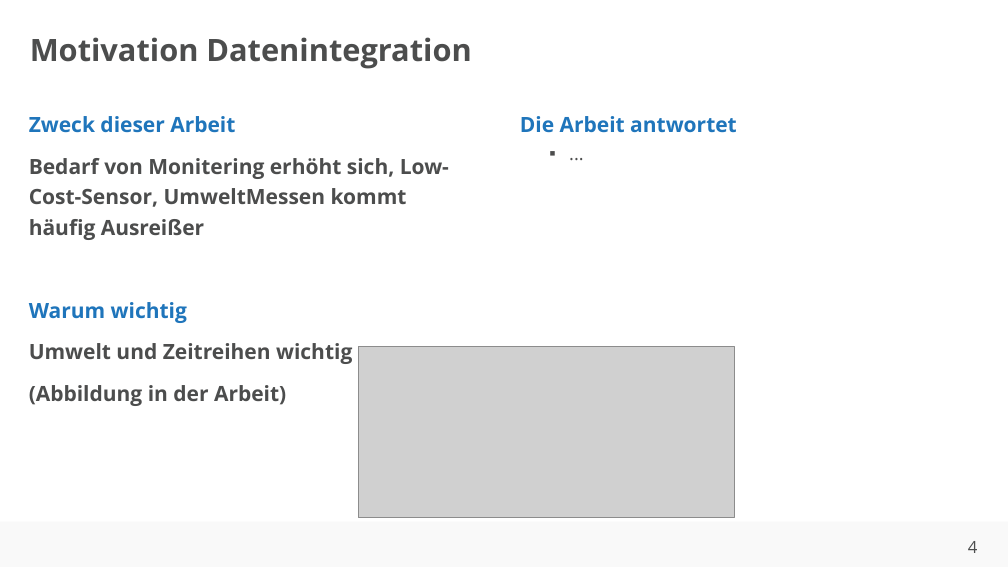
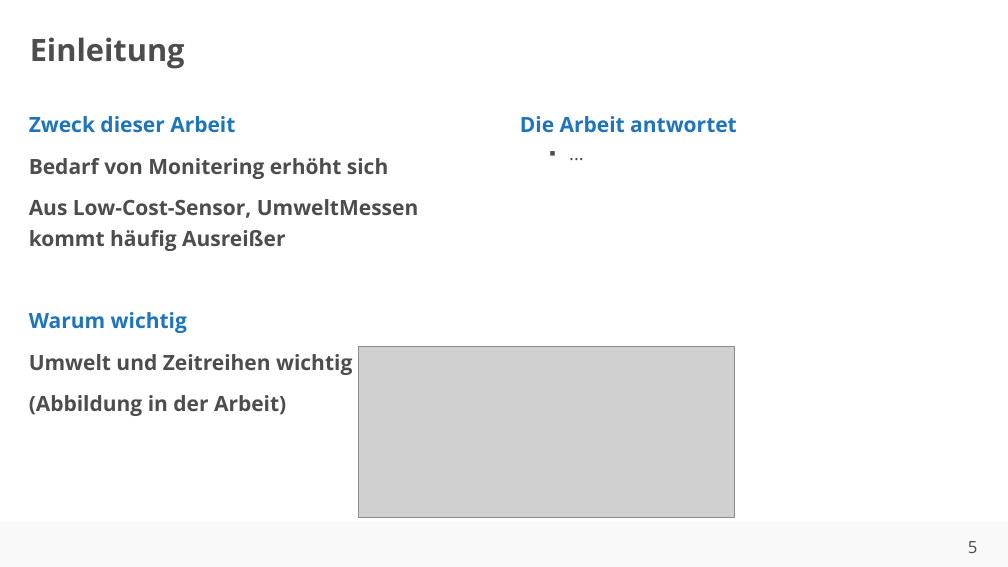
Before and after one commit to ahndavin/Abschlussarbeit_Bachelor, a slide deck: slide 5 of Kolloquium/Kolloquium.pptx (slide 4 before the commit). Drawn at 1008x567 pixels with LibreOffice and Linux fonts; fonts in the diff are those of the drawing; grey boxes stand for pictures; background and template pictures are left out. Boxes give left, top, right and bottom in pixels: in the first picture for what was removed or moved away, otherwise in the second. Text is boxed around its words. In the diff, an @@ line names an element or a change of style, - is before the commit and + after.

```diff
--- a/Kolloquium/Kolloquium.pptx
+++ b/Kolloquium/Kolloquium.pptx
@@ title at [30, 37, 185, 69]: text changed @@
-Motivation Datenintegration
+Einleitung
@@ text at [29, 158, 418, 251]: text changed @@
-Bedarf von Monitering erhöht sich, Low-Cost-Sensor, UmweltMessen kommt häufig Ausreißer
+Bedarf von Monitering erhöht sich
+Aus Low-Cost-Sensor, UmweltMessen kommt häufig Ausreißer
@@ page number at [968, 541, 978, 553]: text changed @@
-4
+5
```
Also in this commit, not shown: 2 other slides changed, 2 slides added, 1 slide removed, 2 other files.
